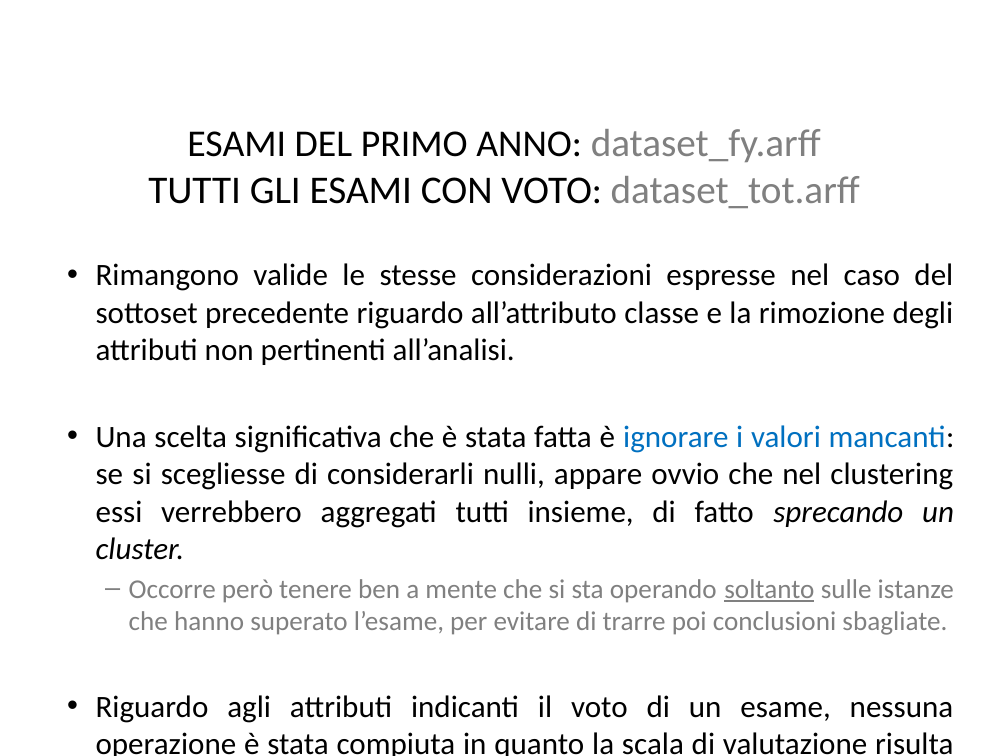
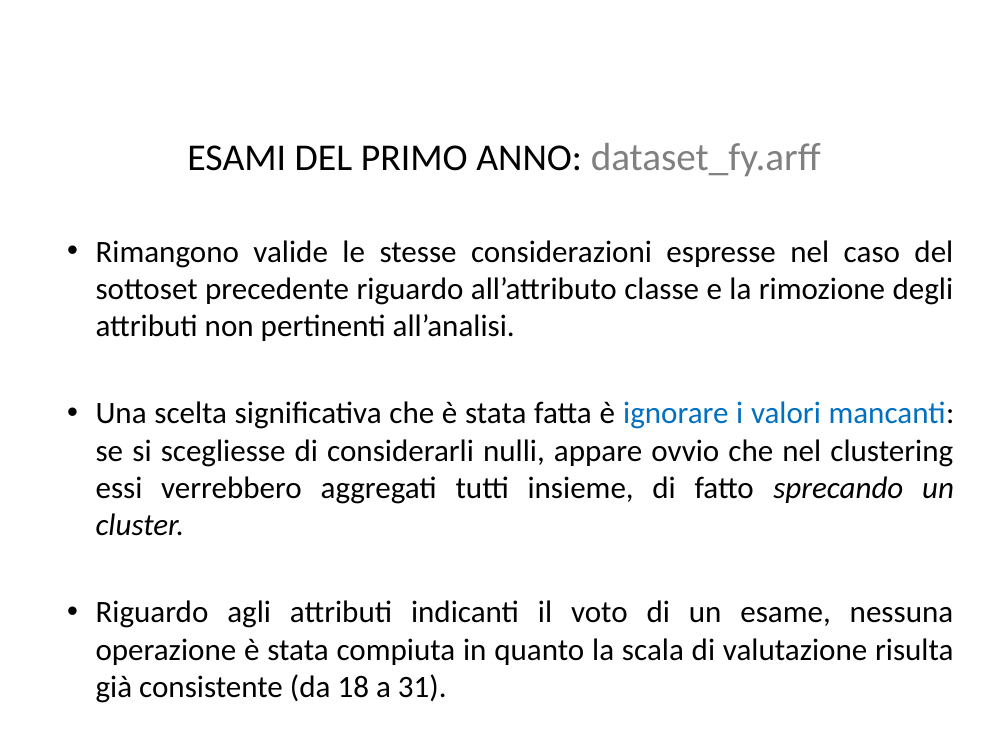
Before and after one commit to BlacknDecker/unifi, a slide deck: slide 34 of relazione.pptx. Drawn at 1008x756 pixels with LibreOffice and Linux fonts; fonts in the diff are those of the drawing; background and template pictures are left out. Boxes give left, top, right and bottom in pixels: in the first picture for what was removed or moved away, otherwise in the second. Text is boxed around its words. In the diff, an @@ line names an element or a change of style, - is before the commit and + after.

Commit message:
Fixed preprocessing and - finnally! - started clustering.

```diff
--- a/relazione.pptx
+++ b/relazione.pptx
@@ text at bbox=[240, 17, 1008, 143]: text changed @@
-DATA UNDERSTANDING: PREPROCESSING
+PREPROCESSING: SUBSET F.Y.
@@ title at bbox=[187, 143, 821, 176]: text changed; size 28 to 27 pt @@
-ESAMI DEL PRIMO ANNO: dataset_fy.arff
-TUTTI GLI ESAMI CON VOTO: dataset_tot.arff
+ESAMI DEL PRIMO ANNO: dataset_fy.arff
@@ text "Rimangono valide le stesse considerazioni ...": place and size @@
-text "Rimangono valide le stesse considerazioni ..." at bbox=[96, 263, 955, 756]
+text "Rimangono valide le stesse considerazioni ..." at bbox=[96, 240, 955, 665]
@@ text at bbox=[129, 579, 954, 635]: paragraph removed @@
-  – Occorre però tenere ben a mente che si sta operando soltanto sulle istanze che hanno superato l’esame, per evitare di trarre poi conclusioni sbagliate.
```
Also in this commit, not shown: 4 other slides changed, 10 slides added, 2 slides removed, 8 other files.
